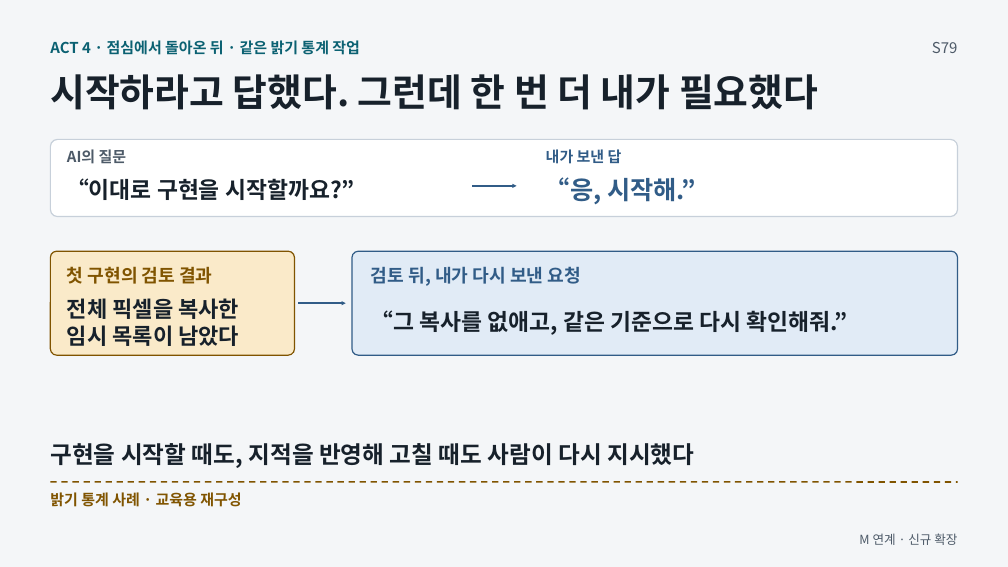
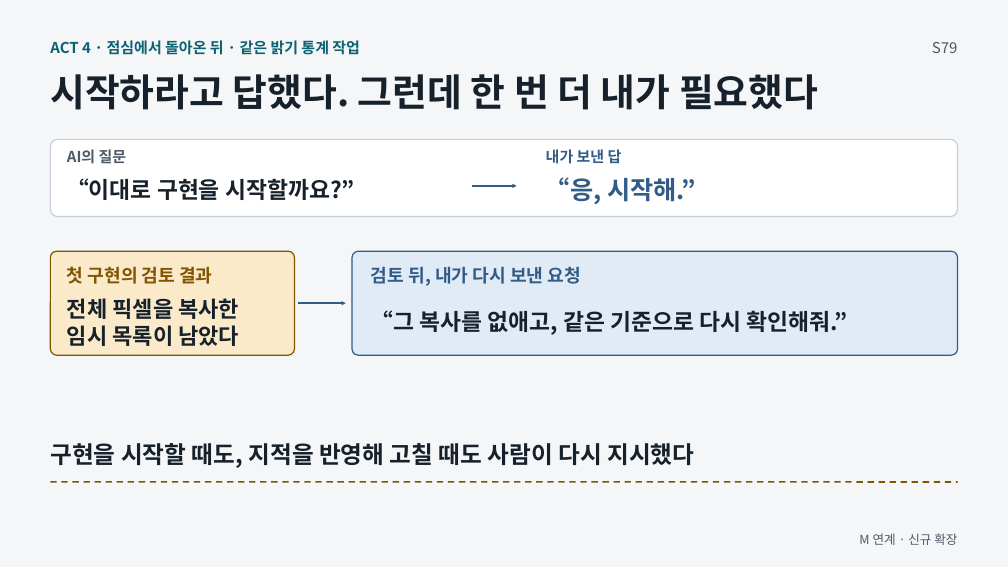
Before and after one commit to GideokKim/ai-dev-training, a slide deck: slide 2 of production/ACT_4.pptx. Drawn at 1008x567 pixels with LibreOffice and Linux fonts; fonts in the diff are those of the drawing. Boxes give left, top, right and bottom in pixels: in the first picture for what was removed or moved away, otherwise in the second. Text is boxed around its words. In the diff, an @@ line names an element or a change of style, - is before the commit and + after.

```diff
--- a/production/ACT_4.pptx
+++ b/production/ACT_4.pptx
@@ text removed at (50,492,241,507) @@
-밝기 통계 사례 · 교육용 재구성
```
Also in this commit, not shown: 8 other files.
